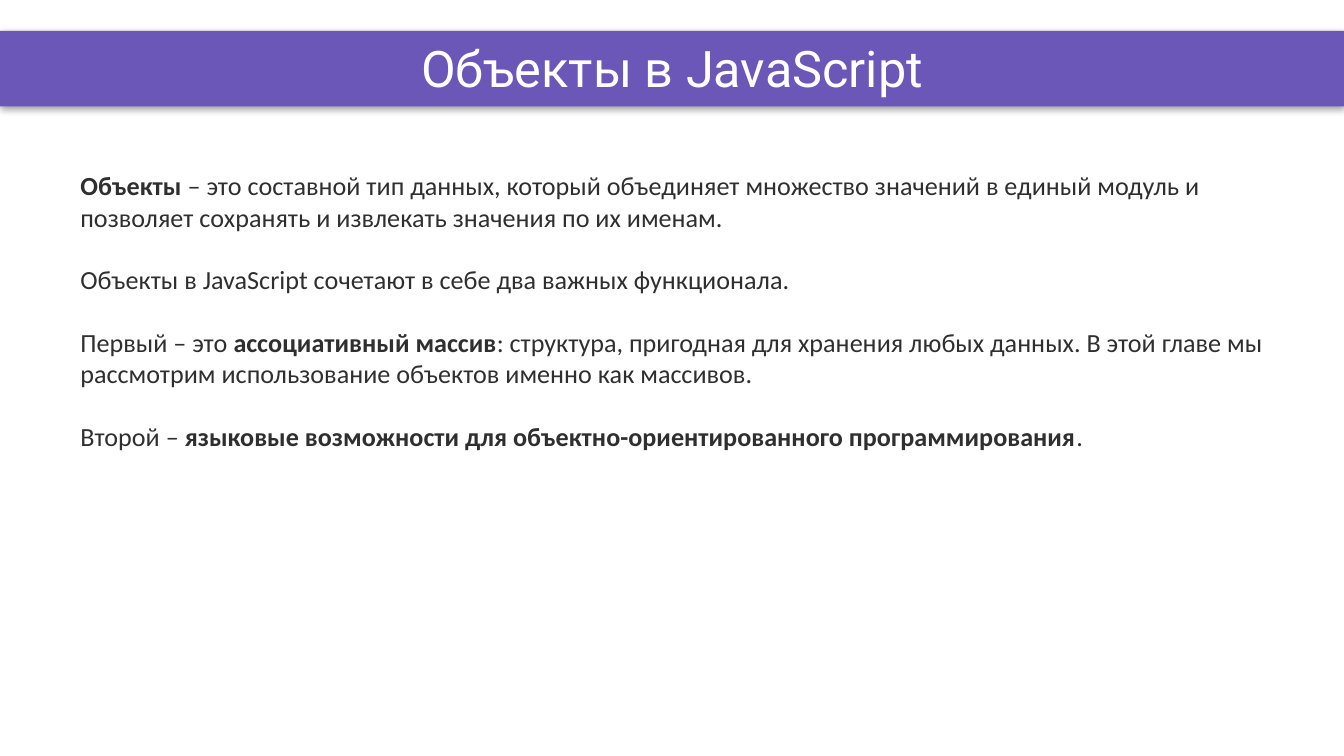
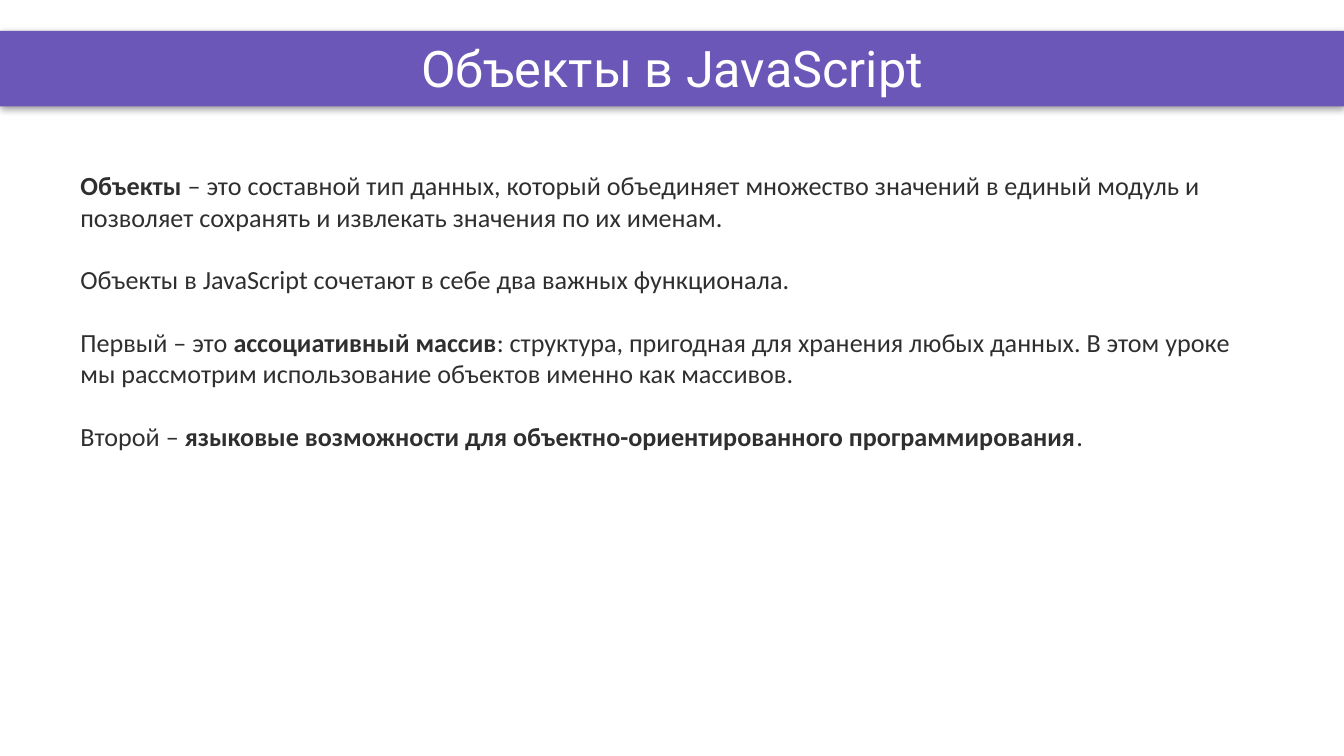
Before and after one commit to OleksandrPetryk/ignite, a slide deck: slide 5 of JS/001_lesson/Presentation/Object+Array.pptx. Drawn at 1344x756 pixels with LibreOffice and Linux fonts; fonts in the diff are those of the drawing; background and template pictures are left out. Boxes give left, top, right and bottom in pixels: in the first picture for what was removed or moved away, otherwise in the second. Text is boxed around its words. In the diff, an @@ line names an element or a change of style, - is before the commit and + after.

```diff
--- a/JS/001_lesson/Presentation/Object+Array.pptx
+++ b/JS/001_lesson/Presentation/Object+Array.pptx
@@ text at box(80, 334, 1229, 388): text changed @@
-Первый – это ассоциативный массив: структура, пригодная для хранения любых данных. В этой главе мы рассмотрим использование объектов именно как массивов.
+Первый – это ассоциативный массив: структура, пригодная для хранения любых данных. В этом уроке мы рассмотрим использование объектов именно как массивов.
```
Also in this commit, not shown: 1 other slide changed, 1 other file.
